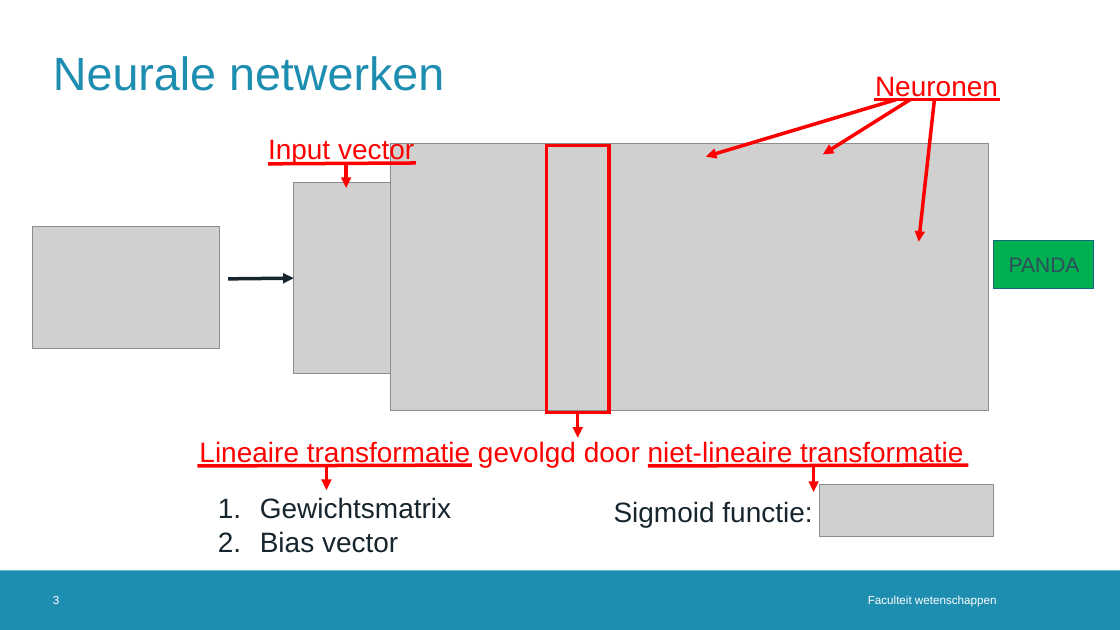
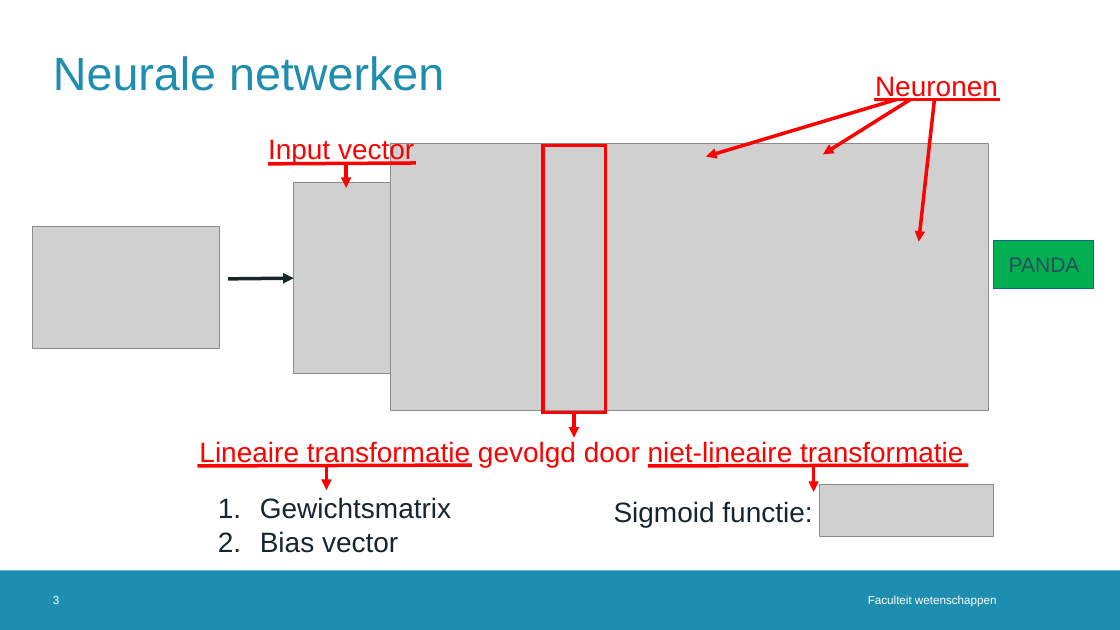
Before and after one commit to JoppeDJ/BachelorProef, a slide deck: slide 3 of Literatuurstudie/Literatuurstudie_ppt_new.pptx. Drawn at 1120x630 pixels with LibreOffice and Linux fonts; fonts in the diff are those of the drawing; grey boxes stand for pictures; background and template pictures are left out. Boxes give left, top, right and bottom in pixels: in the first picture for what was removed or moved away, otherwise in the second. Text is boxed around its words. In the diff, an @@ line names an element or a change of style, - is before the commit and + after.

```diff
--- a/Literatuurstudie/Literatuurstudie_ppt_new.pptx
+++ b/Literatuurstudie/Literatuurstudie_ppt_new.pptx
@@ rectangle: place and size @@
-rectangle at [547, 145, 609, 413]
+rectangle at [543, 145, 605, 413]
@@ arrow moved from (578, 413) - (578, 438) to (574, 413) - (574, 438) @@
```
Also in this commit, not shown: 2 other slides changed.
